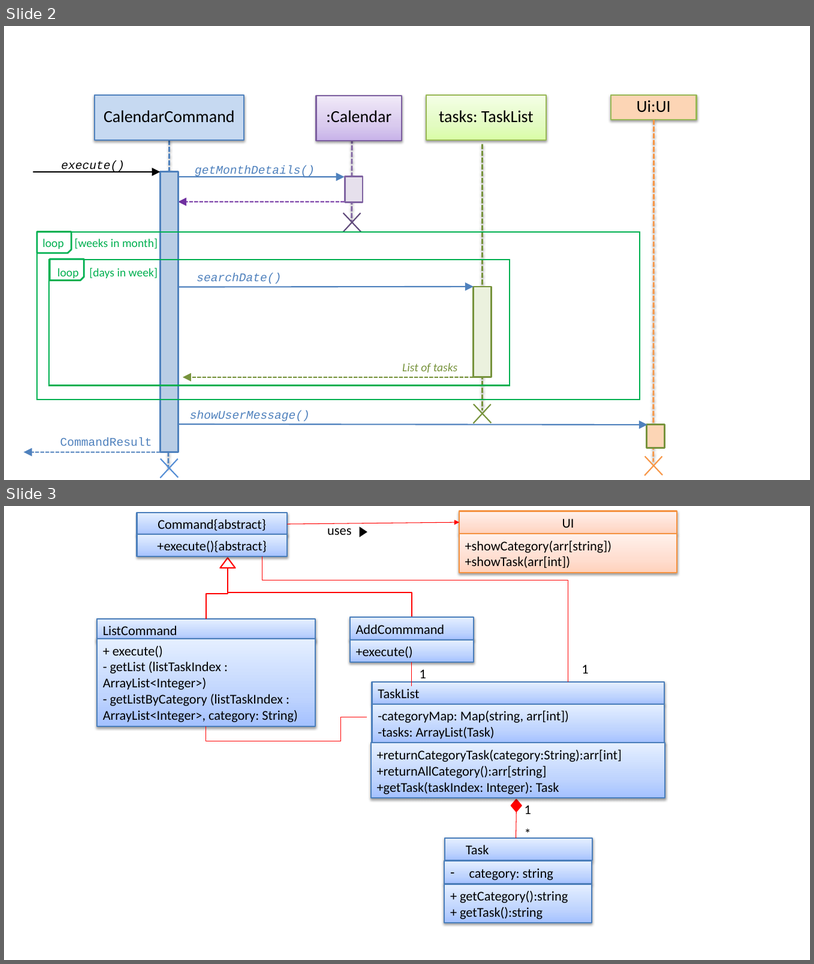
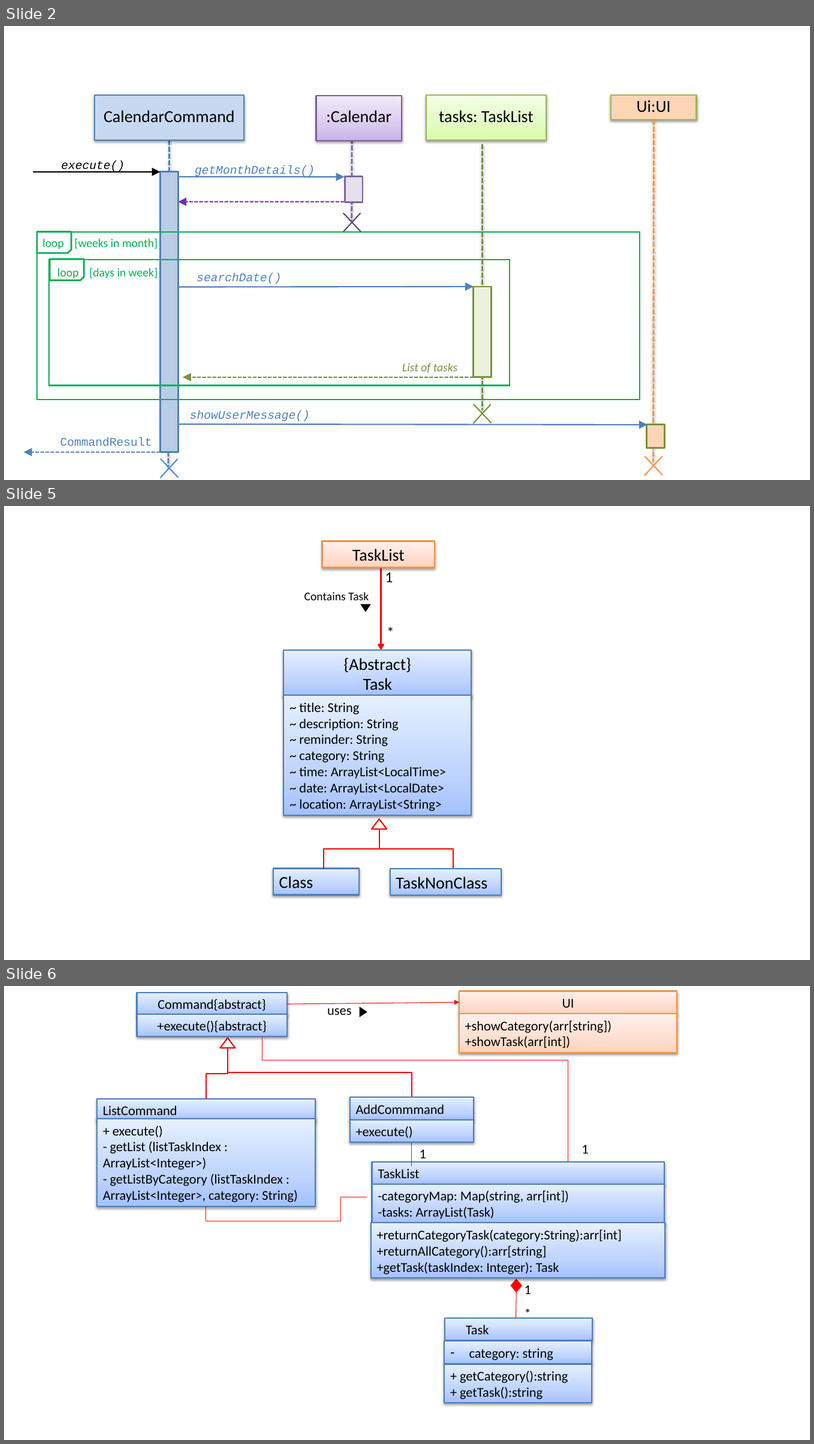
Before and after one commit to yuchenlichuck/tp, a slide deck: docs/UML Diagrams.pptx. Shown one above the other, each under a label of ours: slides 2 and 3 before the commit, slides 2, 5 and 6 after it; the slides between them are not shown. The pictures are 814x964 and 814x1444 pixels, drawn with LibreOffice and Linux fonts; fonts in the diff are those of the drawing. Boxes give left, top, right and bottom in pixels: in the first picture for what was removed or moved away, otherwise in the second. Text is boxed around its words. In the diff, an @@ line names an element or a change of style, - is before the commit and + after.

```diff
--- a/docs/UML Diagrams.pptx
+++ b/docs/UML Diagrams.pptx
@@ slide 5 added at (4,506,810,960), background #FFFFFF @@
@@ rectangle added at (322,541,435,568), fill gradient #FFD2BD to #FFDED0 to #FFF2ED, outline #F69240 1.5 pt, 20 pt, text #000000 @@
+TaskList
@@ arrow added from (381, 547) to (381, 650), #FF0000 2.25 pt @@
@@ text added at (386,572,393,582), 18 pt, text #000000 @@
+1
@@ text added at (305,592,369,600), 14 pt, text #000000 @@
+Contains Task
@@ triangle added at (361,604,371,612), fill #000000 @@
@@ text added at (381,620,401,644), 18 pt, text #000000 @@
+*
@@ rectangle added at (284,650,472,697), fill gradient #A4C4FF to #BFD4FF to #E6EEFF, outline #4B7EBC 1.5 pt, 20 pt, text #000000 @@
+{Abstract}
+Task
@@ rectangle added at (284,695,472,815), fill gradient #A4C4FF to #BFD4FF to #E6EEFF, outline #4B7EBC 1.5 pt, 16 pt, text #000000 @@
+~ title: String
+~ description: String
+~ reminder: String
+~ category: String
+~ time: ArrayList<LocalTime>
+~ date: ArrayList<LocalDate>
+~ location: ArrayList<String>
@@ elbow line added from (324, 868) to (380, 829), #FF0000 1.5 pt @@
@@ triangle added at (372,819,387,829), fill #FFFFFF, outline #FF0000 1.5 pt @@
@@ elbow line added from (453, 868) to (380, 829), #FF0000 1.5 pt @@
@@ rectangle added at (273,868,359,895), fill gradient #A4C4FF to #BFD4FF to #E6EEFF, outline #4B7EBC 1.5 pt, 20 pt, text #000000 @@
+Class
@@ rectangle added at (390,868,501,895), fill gradient #A4C4FF to #BFD4FF to #E6EEFF, outline #4B7EBC 1.5 pt, 20 pt, text #000000 @@
+TaskNonClass
@@ what was slide 3 is now slide 6 @@
```
Also in this commit, not shown: 2 other slides added, 3 other files.
